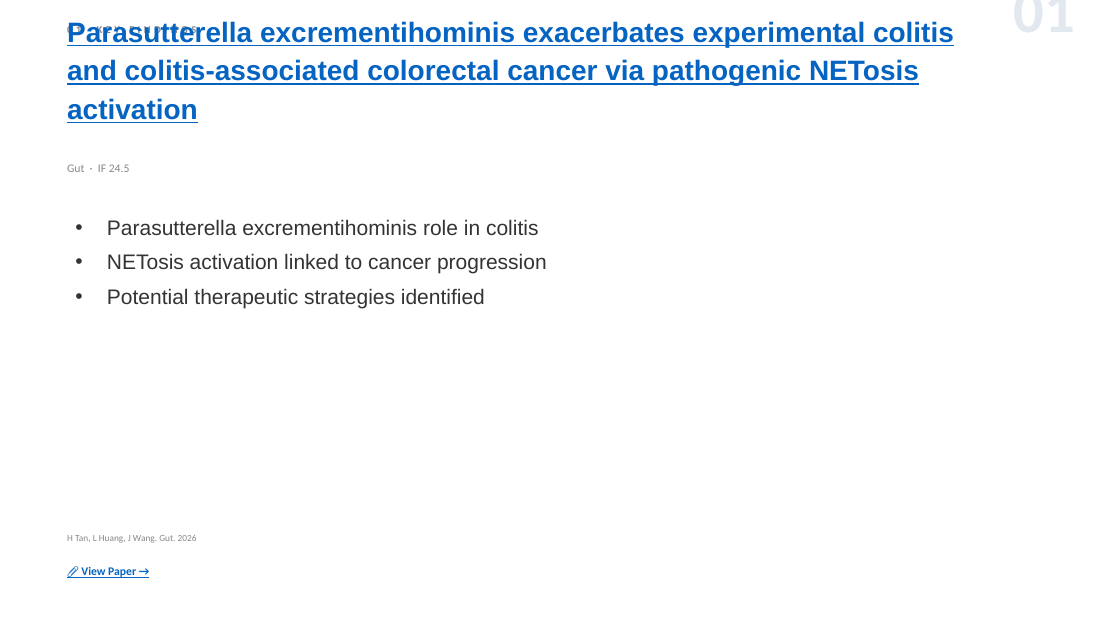
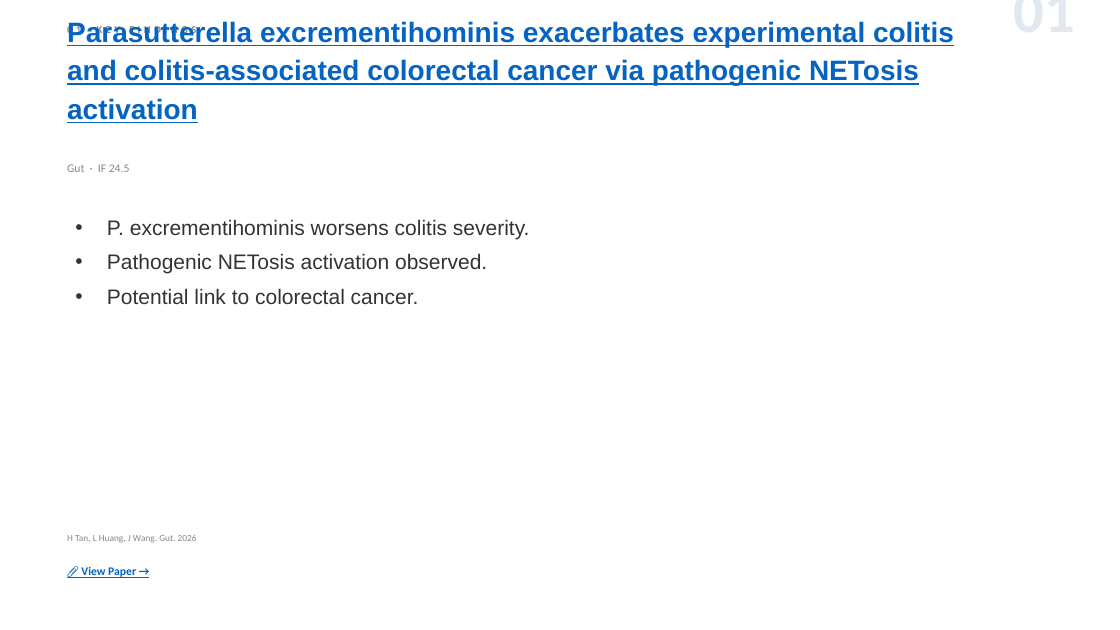
Before and after one commit to jejenhu-maker/colorectal-weekly-digest, a slide deck: slide 3 of docs/digest-en.pptx. Drawn at 1120x630 pixels with LibreOffice and Linux fonts; fonts in the diff are those of the drawing. Boxes give left, top, right and bottom in pixels: in the first picture for what was removed or moved away, otherwise in the second. Text is boxed around its words. In the diff, an @@ line names an element or a change of style, - is before the commit and + after.

```diff
--- a/docs/digest-en.pptx
+++ b/docs/digest-en.pptx
@@ text at [107,219,530,304]: text changed @@
-• Parasutterella excrementihominis role in colitis
-• NETosis activation linked to cancer progression
-• Potential therapeutic strategies identified
+• P. excrementihominis worsens colitis severity.
+• Pathogenic NETosis activation observed.
+• Potential link to colorectal cancer.
```
Also in this commit, not shown: 10 other slides changed, 3 slides added, 3 slides removed, 2 other files.
